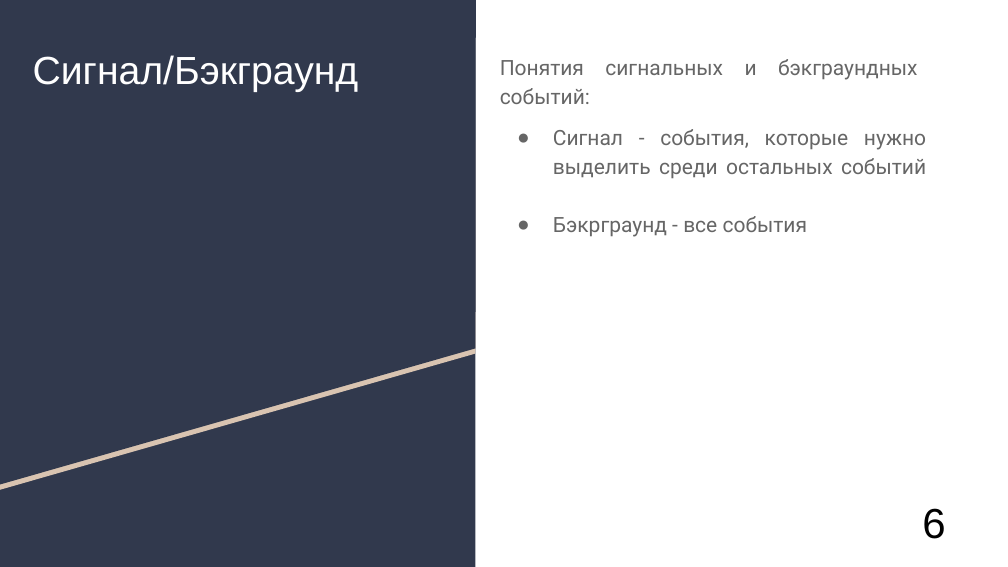
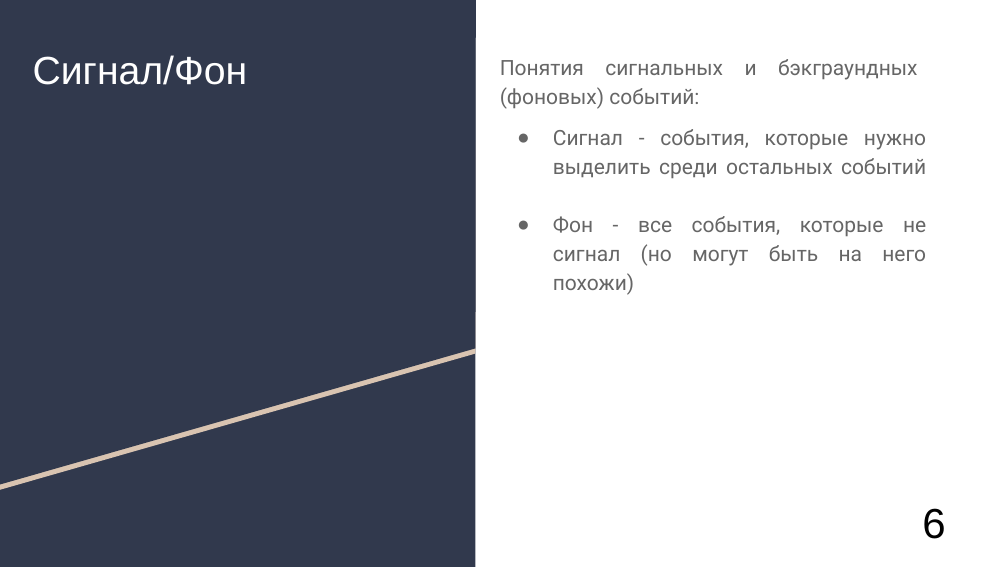
Before and after one commit to AlexanderUzunyan/TestProject, a slide deck: slide 7 of neuro/doc/TMVA.odp. Drawn at 1008x567 pixels with LibreOffice and Linux fonts; fonts in the diff are those of the drawing. Boxes give left, top, right and bottom in pixels: in the first picture for what was removed or moved away, otherwise in the second. Text is boxed around its words. In the diff, an @@ line names an element or a change of style, - is before the commit and + after.

```diff
--- a/neuro/doc/TMVA.odp
+++ b/neuro/doc/TMVA.odp
@@ title at (33, 55, 248, 85): text changed @@
-Сигнал/Бэкграунд
+Сигнал/Фон
@@ text at (500, 59, 926, 174): text changed @@
-Понятия сигнальных и бэкграундных событий:
+Понятия сигнальных и бэкграундных (фоновых) событий:
@@ text at (553, 216, 926, 295): text changed @@
-● Бэкрграунд - все события
+● Фон - все события, которые не сигнал (но могут быть на него похожи)
```
Also in this commit, not shown: 7 other slides changed, 5 slides added, 2 slides removed.
